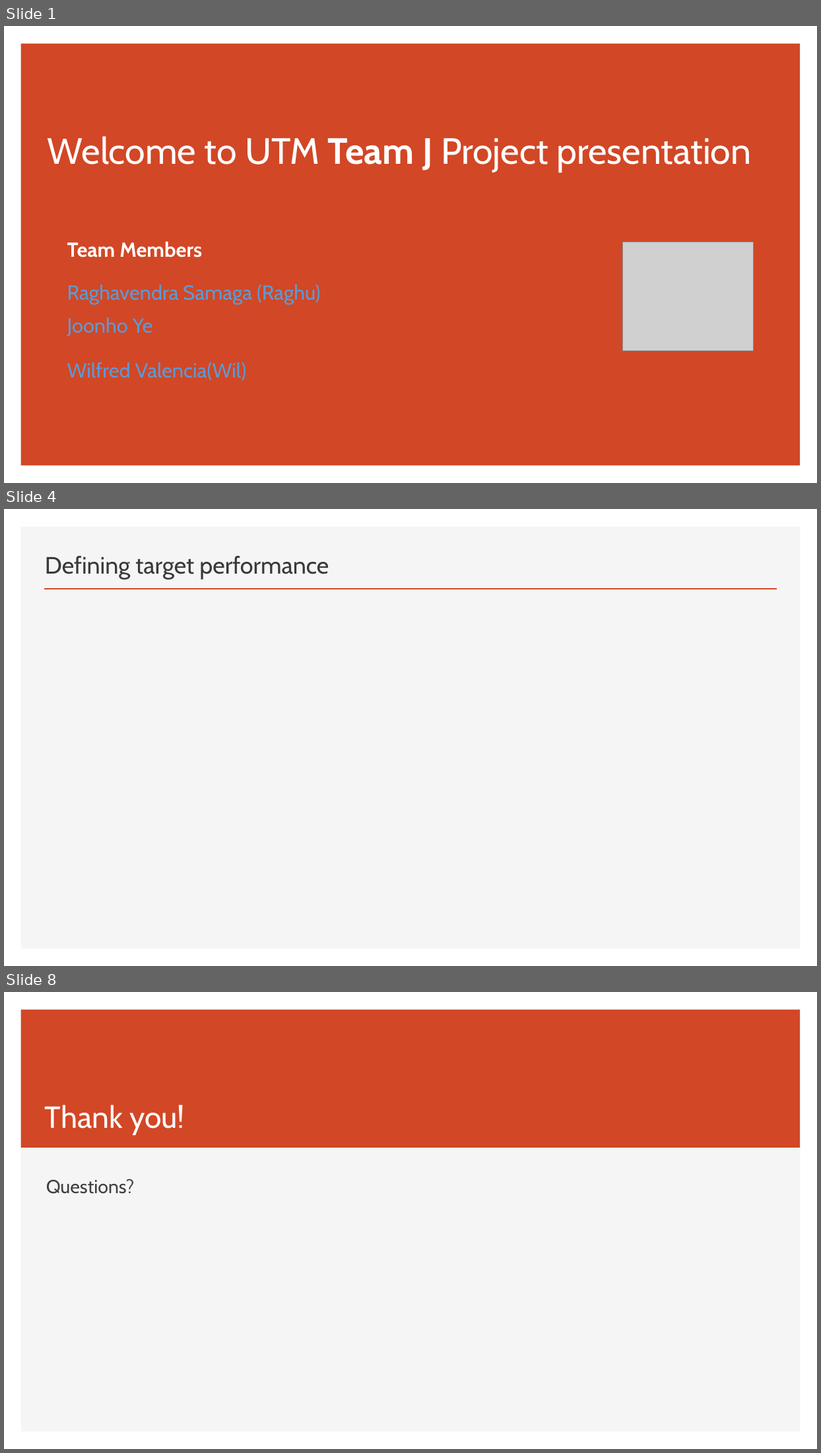
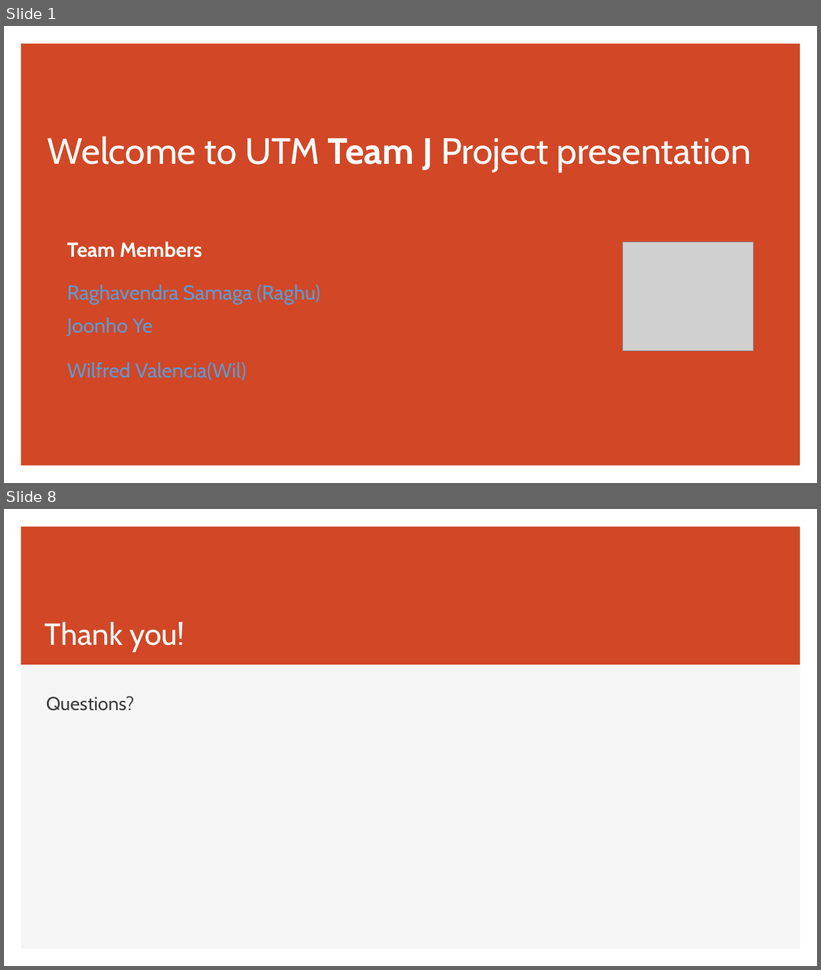
Before and after one commit to rsbtoronto/UofTTeamJTermProject, a slide deck: Welcome to Team J Project.pptx. Shown one above the other, each under a label of ours: slides 1, 4 and 8 before the commit, slides 1 and 8 after it; the slides between them are not shown. The pictures are 821x1453 and 821x970 pixels, drawn with LibreOffice and Linux fonts; fonts in the diff are those of the drawing; grey boxes stand for pictures. Boxes give left, top, right and bottom in pixels: in the first picture for what was removed or moved away, otherwise in the second. Text is boxed around its words. In the diff, an @@ line names an element or a change of style, - is before the commit and + after.

```diff
--- a/Welcome to Team J Project.pptx
+++ b/Welcome to Team J Project.pptx
@@ slide 4 removed at box(4, 509, 817, 966), background #FFFFFF; not listed: 1 template element that a slide beside it also shows @@
@@ title removed at box(45, 556, 329, 579) @@
-Defining target performance
@@ line removed from (44, 589) to (777, 589) @@
```
Also in this commit, not shown: 2 slides changed, 4 slides added, 3 other slides removed, 5 other files.
